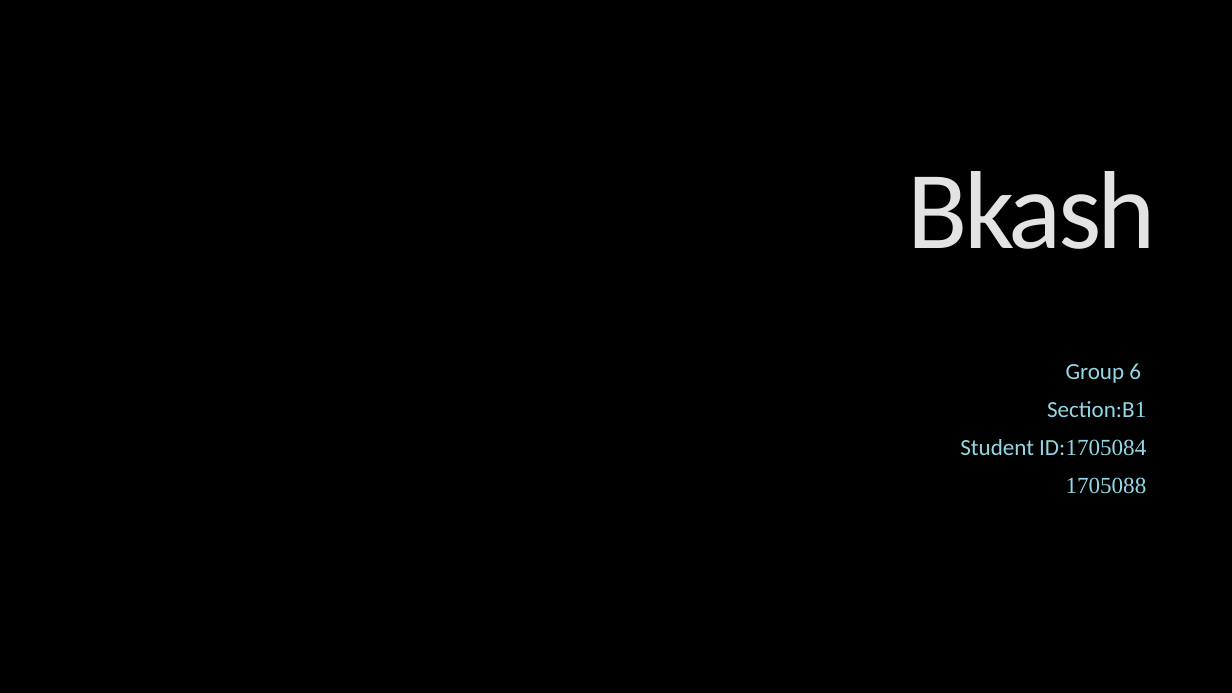
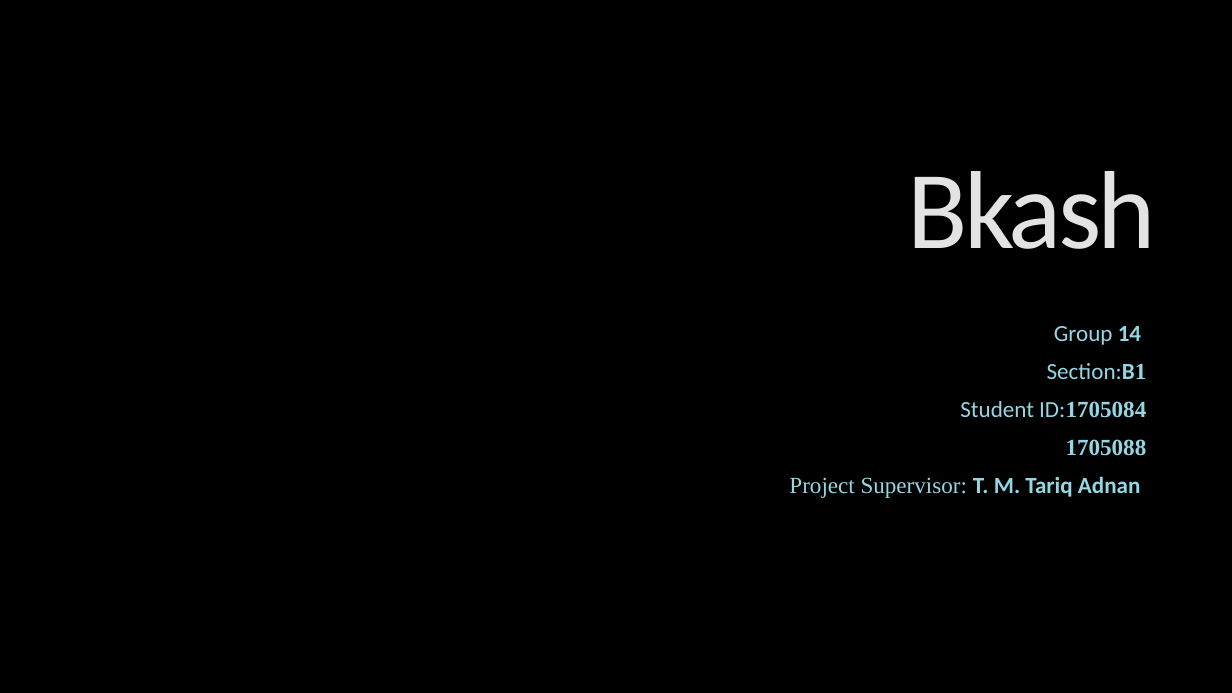
Before and after one commit to Noman1705088/Bkash_by_us, a slide deck: slide 1 of Bkash.pptx. Drawn at 1232x693 pixels with LibreOffice and Linux fonts; fonts in the diff are those of the drawing; background and template pictures are left out. Boxes give left, top, right and bottom in pixels: in the first picture for what was removed or moved away, otherwise in the second. Text is boxed around its words. In the diff, an @@ line names an element or a change of style, - is before the commit and + after.

Commit message:
bkash.pptx superviser and group no added

```diff
--- a/Bkash.pptx
+++ b/Bkash.pptx
@@ subtitle at box(1054, 326, 1141, 345): text changed @@
-Group 6
+Group 14
@@ subtitle at box(960, 363, 1147, 456): bold on in "Section:B1", "ID:1705084", "1705088" @@
@@ subtitle at box(789, 476, 1140, 498): paragraph added @@
+Project Supervisor: T. M. Tariq Adnan
```
Also in this commit, not shown: 1 slide added.
